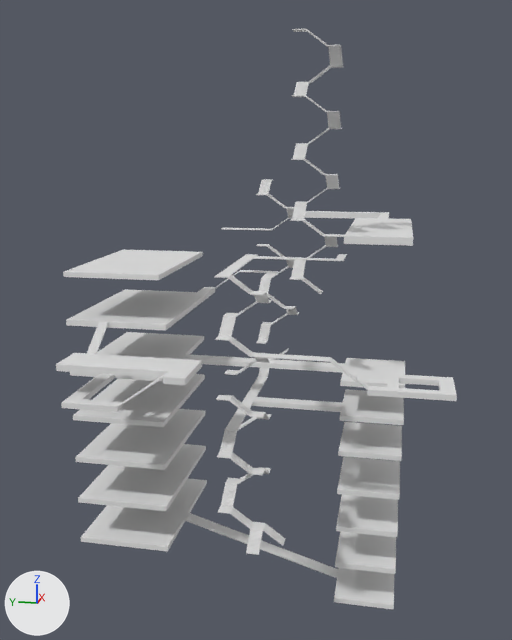
Before and after pictures for a commit that changed the FBX model exit mask/Assets/Models/Level Parts/tower.FBX.
Camera for both pictures: a 50 mm lens placed at (-112.0, -24.4, 64.0), pointed at (24.3, 2.9, 29.9). The lights are fixed; the arrows at lower left show +X, +Y and +Z. Where no turn or scale is listed for an object, it has been applied to the vertices. Vertices at the same position are counted once.
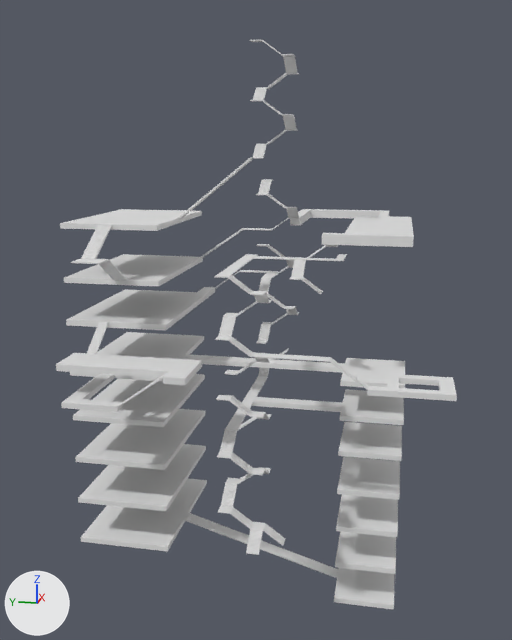
The change in detail:
me_mesh is used by ob_tower_of_stairs; location (0.0, 0.0, 0.0).
me_mesh had 4435 vertices, 8662 faces and spanned x -7.6..57.2, y -26.9..12.8, z -2.6..82.4.
me_mesh now has 3934 vertices, 7678 faces and spans x -7.6..57.2, y -26.9..10.3, z -2.6..82.4.
me_mesh part 1: the loose piece of 86 vertices spanning x 10.4..12.6, y -11.6..-5.9, z 69.6..72.1 is moved by (10.6, 9.3, 10.3).
me_mesh part 2: the loose piece of 86 vertices spanning x 10.4..16.3, y -13.8..-11.6, z 67.0..69.6 is moved by (10.6, 9.3, 10.3).
me_mesh part 3: the loose piece of 86 vertices spanning x 12.6..18.4, y -8.1..-5.9, z 72.1..74.7 is moved by (10.6, 9.3, 0.0).
me_mesh part 4: the loose piece of 86 vertices spanning x 10.4..12.6, y -11.6..-5.9, z 59.3..61.8 is moved by (10.6, 9.3, 10.3).
me_mesh part 5: the loose piece of 86 vertices spanning x 12.6..18.4, y -8.1..-5.9, z 61.8..64.4 is moved by (10.6, 9.3, 0.0).
me_mesh part 6: the loose piece of 86 vertices spanning x 10.4..16.3, y -13.8..-11.6, z 56.7..59.3 is moved by (10.6, 9.3, 10.3).
me_mesh part 7: the loose piece of 86 vertices spanning x 16.3..18.4, y -13.8..-8.1, z 64.4..67.0 is moved by (10.6, 9.3, 0.0).
me_mesh part 8: the loose piece of 86 vertices spanning x 16.3..18.4, y -13.8..-8.1, z 74.7..77.3 is moved by (10.6, 9.3, 0.0).
me_mesh part 9: the loose piece of 171 vertices spanning x 10.4..16.3, y -13.8..-5.9, z 77.3..82.4 is deleted.
me_mesh part 10: the loose piece of 86 vertices spanning x 10.4..12.6, y -11.6..-5.9, z 49.0..51.5 is deleted.
me_mesh part 11: the loose piece of 86 vertices spanning x 12.6..18.4, y -8.1..-5.9, z 51.5..54.1 is deleted.
me_mesh part 12: the loose piece of 86 vertices spanning x 16.3..18.4, y -13.8..-8.1, z 54.1..56.7 is deleted.
me_mesh part 13: 22 vertices moved from x 10.4..57.2, y -26.9..-1.8, z 47.6..49.0 to x 8.7..57.2, y -26.9..-1.9, z 47.6..49.4; 108 vertices removed from x 10.4..57.2, y -22.1..12.8, z 46.4..49.4; 28 vertices added at x 8.7..57.2, y -22.1..8.1, z 46.7..49.4.
Mesh me_mesh_025 is new.
It has 102 vertices, 200 faces and spans x -5.64..-0.22, y -0.01..2.13, z 0.0..3.0.
Mesh me_mesh_024 is new.
It has 166 vertices, 328 faces and spans x -2.32..0.0, y -14.61..-0.34, z 0.0..11.4.
Mesh me_mesh_021 is new.
It has 231 vertices, 458 faces and spans x -3.45..8.54, y -5.12..0.02, z -5.0..5.19.
Mesh me_mesh_020_1 is new.
It consists of a box spanning x 15.1..44.8, y -4.0..14.5, z -10.1..-9.1; a box spanning x 15.1..44.8, y -4.0..14.5, z -20.2..-19.2.
Mesh me_mesh_023 is new.
It has 118 vertices, 232 faces and spans x -2.06..0.07, y -9.83..-0.34, z 0.0..6.55.
Object 'Object005' (ob_object005) is deleted.
Object 'StraightStair012' (ob_straightstair012) is new; it shows me_mesh_025.
Its location is (16.5, -13.8, 46.4).
Object 'StraightStair011' (ob_straightstair011) is new; it shows me_mesh_024.
Its location is (23.3, 18.0, 50.3).
Object 'StraightStair009' (ob_straightstair009) is new; it shows me_mesh_021.
Its location is (-0.1, 28.6, 45.1).
Object 'Object006' (ob_object006) is new; it shows me_mesh_020_1.
Its location is (-6.7, 21.6, 59.4).
Object 'StraightStair010' (ob_straightstair010) is new; it shows me_mesh_023.
Its location is (37.7, 18.0, 40.3).

Where the change shows, as pixel boxes [x1, y1, x2, y2] in the pictures (512 x 640 px; the box of a moved part takes in the faces that stretch with it):
'tower_of_stairs', reshaped: before [214, 29, 413, 555]; after [214, 39, 414, 555]
'Object006', added: after [60, 209, 203, 286]
'Object005', deleted: before [63, 249, 203, 280]
'StraightStair009', added: after [71, 224, 128, 281]
'StraightStair011', added: after [178, 158, 252, 218]
'StraightStair010', added: after [200, 228, 243, 258]
'StraightStair012', added: after [326, 245, 338, 246]
part 1 of me_mesh, moved or reshaped: before [292, 95, 326, 112]; after [250, 39, 281, 55]
part 2 of me_mesh, moved or reshaped: before [326, 111, 341, 128]; after [281, 54, 297, 73]
part 3 of me_mesh, moved or reshaped: before [294, 82, 311, 95]; after [253, 87, 269, 100]
part 4 of me_mesh, moved or reshaped: before [291, 159, 326, 175]; after [250, 100, 282, 114]
part 5 of me_mesh, moved or reshaped: before [293, 143, 310, 159]; after [252, 144, 267, 158]
part 6 of me_mesh, moved or reshaped: before [325, 174, 339, 188]; after [281, 114, 297, 130]
part 7 of me_mesh, moved or reshaped: before [309, 128, 342, 143]; after [267, 130, 298, 144]
part 8 of me_mesh, moved or reshaped: before [309, 65, 344, 83]; after [268, 72, 299, 88]
part 9 of me_mesh, deleted: before [292, 29, 343, 66]
part 10 of me_mesh, deleted: before [290, 219, 324, 236]
part 11 of me_mesh, deleted: before [292, 201, 307, 219]
part 12 of me_mesh, deleted: before [307, 188, 340, 203]
part 13 of me_mesh, cut back: before [221, 211, 413, 247]; after [242, 209, 414, 247]
